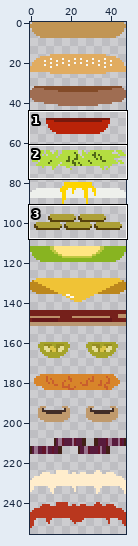
Sprite sheet -- assets/ingredients.png. The first picture is a wide view before the edit; the outline marks the close-up.
Close-up. Before the edit:
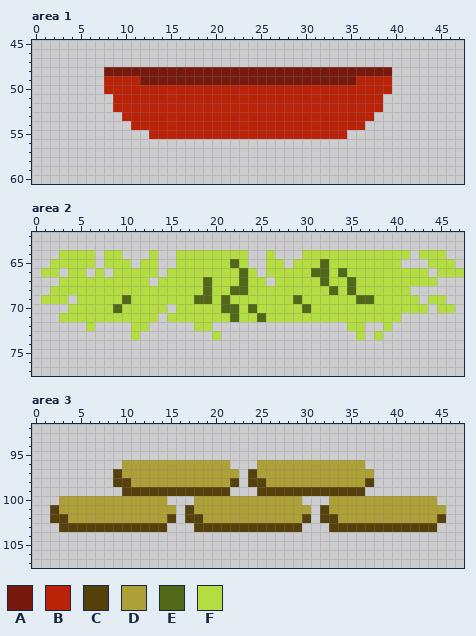
The file is 48x256 pixels. Shown: area 1: x 0..47, y 45..60; area 2: x 0..47, y 62..77; area 3: x 0..47, y 92..107. The commit also changed other parts of the picture, which this record leaves out.
Palette (. is transparent): A #77190d  B #ba2308  C #56410c  D #ada037  E #516818  F #b4dd41
Pixels before, area 1, first column x 8:
48 AAAAAAAAAAAAAAAAAAAAAAAAAAAAAAAA
49 BBBBAAAAAAAAAAAAAAAAAAAAAAAABBBB
50 BBBBBBBBBBBBBBBBBBBBBBBBBBBBBBBB
51 .BBBBBBBBBBBBBBBBBBBBBBBBBBBBBB.
52 .BBBBBBBBBBBBBBBBBBBBBBBBBBBBBB.
53 ..BBBBBBBBBBBBBBBBBBBBBBBBBBBB..
54 ...BBBBBBBBBBBBBBBBBBBBBBBBBB...
55 .....BBBBBBBBBBBBBBBBBBBBBB.....
Pixels before, area 2, first column x 1:
64 ..FFFF.FF...F..FFFFFFFF..F...FFFFFFFFFFFF.FFF..
65 .FFFFF.FFF.FF..FFFFFFEF..FF.FFFEFFFFFFFF...FFF.
66 FF.FF.F.FFFFF.FFFFFFFFEF.FFFFFEEFEFFFFFFFFF.FFF
67 ..FFFFFFFFFF.FFFFFEFFFEFF.FFFFFEFFEFFFFFFFFF...
68 .FFFFFFFFFFFFFFFFFEFFEEFFFFFFFFFEFEFFFFFF......
69 FFF.FFFFFEFFFFFFFEEFEFFFFFFFEFFFFFFEEFFFFF.FF..
70 ...FFFFFEFFFFF.FFFFFEEFEFFFFFEFFFFFFFFFFFFF.FF.
71 ..FFFFFFFFFFF.FFFFFFFEFFEFFFFFFFFFFFFFFF.......
72 .....F....FF.....FF...............FF..F........
73 ..........F........F...............F.F.........
Pixels before, area 3, first column x 2:
 96 ........DDDDDDDDDDDD...DDDDDDDDDDDD.........
 97 .......CDDDDDDDDDDDDD.CDDDDDDDDDDDDD........
 98 .......CCDDDDDDDDDDDC.CCDDDDDDDDDDDC........
 99 ........CCCCCCCCCCCC...CCCCCCCCCCCC.........
100 .DDDDDDDDDDDD...DDDDDDDDDDDD...DDDDDDDDDDDD.
101 CDDDDDDDDDDDDD.CDDDDDDDDDDDDD.CDDDDDDDDDDDDD
102 CCDDDDDDDDDDDC.CCDDDDDDDDDDDC.CCDDDDDDDDDDDC
103 .CCCCCCCCCCCC...CCCCCCCCCCCC...CCCCCCCCCCCC.
Once edited:
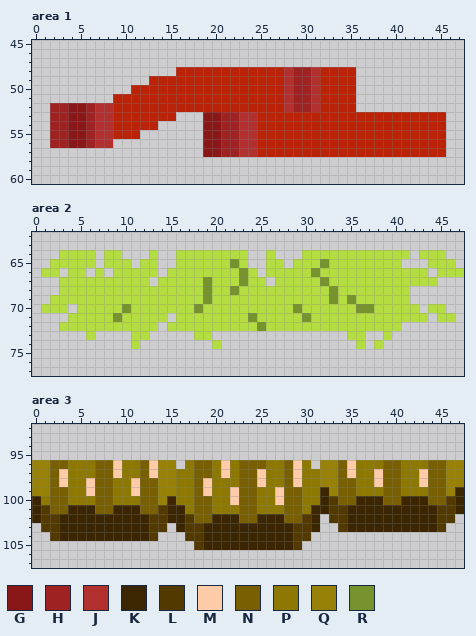
Colours new in this view: G #891717  H #9e2222  J #b2302e  K #3c2601  L #523900  M #ffccaa  N #785f02  P #8d7801  Q #978106  R #76932d
Difference:
Changed rows in their new state; - is an unchanged pixel.
Area 1:
first column x 2:
48 ------........BBBBBBBBBBBBJHHJBBBB....------
49 ------.....BBBBBBBBBBBBBBBJHHJBBBB....------
50 ------...-----------------JHHJ----....------
51 --------------------------JHHJ----...-------
52 HHGGHJJ-------------------JHHJ----...-------
53 HHGGHJJB------...GGHHJJ-------------BBBBBBBB
54 HHGGHJJBB---.....GGHHJJ------------BBBBBBBBB
55 HHGGHJJBBB-......GGHHJJ----------BBBBBBBBBBB
56 HHGGHJJ----------GGHHJJBBBBBBBBBBBBBBBBBBBBB
57 -----------------GGHHJJBBBBBBBBBBBBBBBBBBBBB
Area 2:
first column x 1:
65 ---------------------R---------R--------------
66 ----------------------R-------RF-F------------
67 ------------------R---R--------R--F-----------
68 -.----------------R--RF---------R-F-----------
69 .--F-----F-------FR-F-------F---R-RFF----.-..-
70 FFF.----FR----F--R--FF-F----RF-----RR-----.F-.
71 --.-----R----F.------F-RF----R----------FFF-FF
72 --FFF-FFFF--F-FFF--FFFFFRFFFFFFFFF--FF-F------
73 -----F-----F-----FF.--------------F--.F-------
74 ----------F--------F---------------F-F--------
Area 3:
first column x 0:
 96 QQNNPPPNNMPPNMQQ.PNNPMPNNNPPNMP.QQNMPPPNNPPPNNQQ
 97 QQNMPPPNNMPPNMQQPPNNPMPNNMPPNMPPQQNMPPMNNPPMNNQQ
 98 QQNMPPMNNPPMNNQQPPNMPPPNNMPPNMPPQQNNPPMNNPPMNNQQ
 99 QQNNPPMNNPPMNNQQPPNMPPMNNPPMNNPPKQNNPPPNNPPPNNQK
100 KPNNPPPNNPPPNNQKPPNNPPMNNPPMNNPPKLNNKKKNNKKKNNLK
101 KLNNKKKNNKKKNNLKKPNNPPPNNPPPNNPKKLLKKKKKKKKKKLLK
102 KLLKKKKKKKKKKLLKKLNNKKKNNKKKNNLK.LLKKKKKKKKKKLL-
103 -LLKKKKKKKKKKLL-KLLKKKKKKKKKKLLK-.LKKKKKKKKKKL--
104 --LKKKKKKKKKKL---LLKKKKKKKKKKLL-----------------
105 ------------------LKKKKKKKKKKL------------------
Boxes around the changes in both close-ups, in picture pixels (x1, y1, x2, y2):
changed: (50, 67, 446, 157)
changed: (41, 259, 455, 349)
changed: (32, 460, 464, 550)
